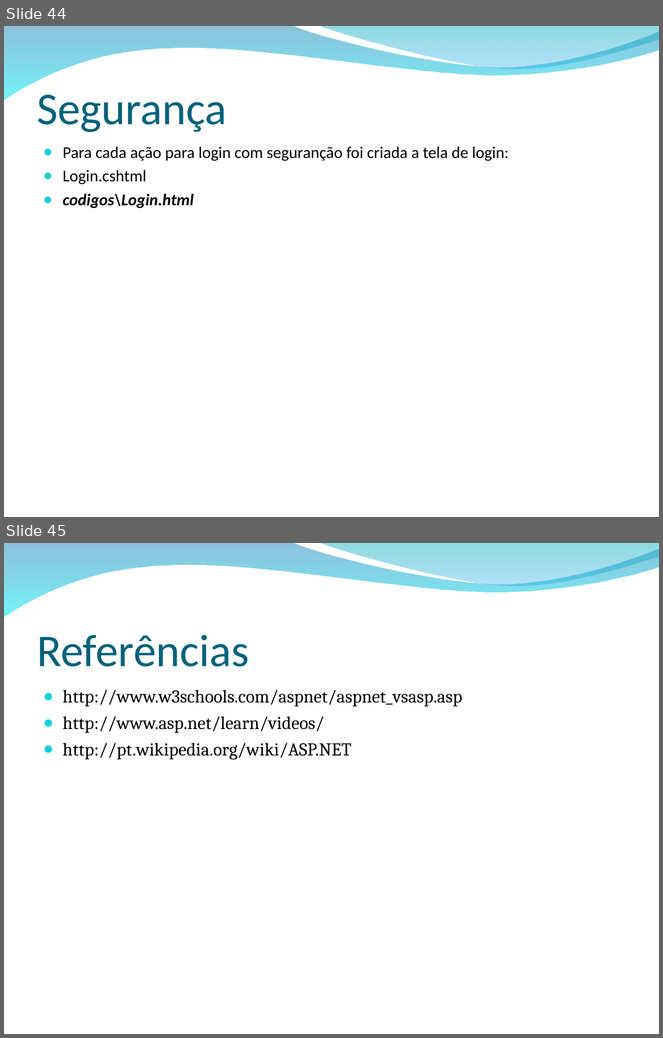
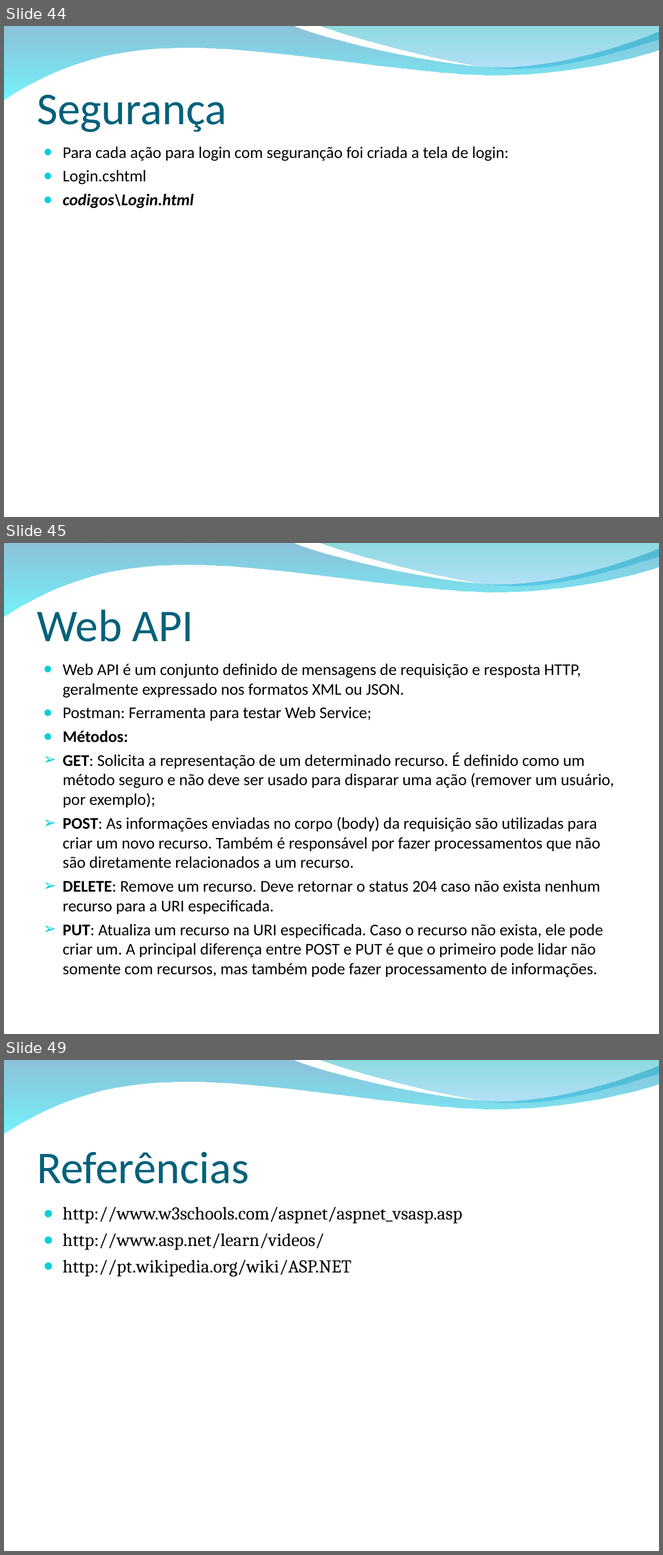
Before and after one commit to wandersonalvesrodrigues/Apresentacao_ASP.NET_MVC, a slide deck: ASP.NET MVC.ppt. Shown one above the other, each under a label of ours: slides 44 and 45 before the commit, slides 44, 45 and 49 after it; the slides between them are not shown. The pictures are 663x1038 and 663x1555 pixels, drawn with LibreOffice and Linux fonts; fonts in the diff are those of the drawing; background and template pictures are left out. Boxes give left, top, right and bottom in pixels: in the first picture for what was removed or moved away, otherwise in the second. Text is boxed around its words. In the diff, an @@ line names an element or a change of style, - is before the commit and + after.

```diff
--- a/ASP.NET MVC.ppt
+++ b/ASP.NET MVC.ppt
@@ slide 45 added at box(4, 543, 659, 1034), background picture (left out); not listed: 2 template elements that a slide beside it also shows @@
@@ title added at box(37, 610, 194, 642), 50 pt, text #04617B @@
+Web API
@@ text added at box(63, 664, 614, 978), 18 pt, text #000000 @@
+● Web API é um conjunto definido de mensagens de requisição e resposta HTTP, geralmente expressado nos formatos XML ou JSON.
+● Postman: Ferramenta para testar Web Service;
+● Métodos:
+➢ GET: Solicita a representação de um determinado recurso. É definido como um método seguro e não deve ser usado para disparar uma ação (remover um usuário, por exemplo);
+➢ POST: As informações enviadas no corpo (body) da requisição são utilizadas para criar um novo recurso. Também é responsável por fazer processamentos que não são diretamente relacionados a um recurso.
+➢ DELETE: Remove um recurso. Deve retornar o status 204 caso não exista nenhum recurso para a URI especificada.
+➢ PUT: Atualiza um recurso na URI especificada. Caso o recurso não exista, ele pode criar um. A principal diferença entre POST e PUT é que o primeiro pode lidar não somente com recursos, mas também pode fazer processamento de informações.
@@ what was slide 45 is now slide 49 @@
```
Also in this commit, not shown: 3 other slides added.
